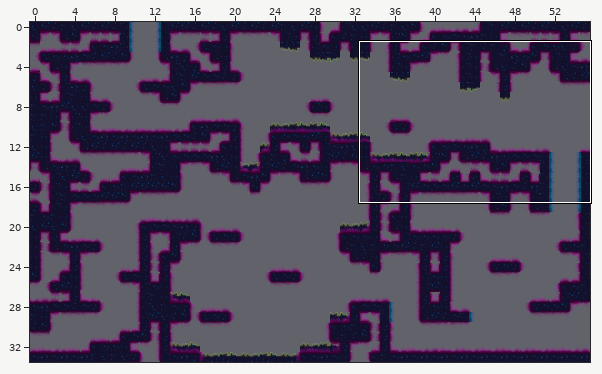
Tiled map: travail/scene_04.tmx. The first picture is a wide view before the edit; the outline marks the close-up.
Close-up. Earlier state:
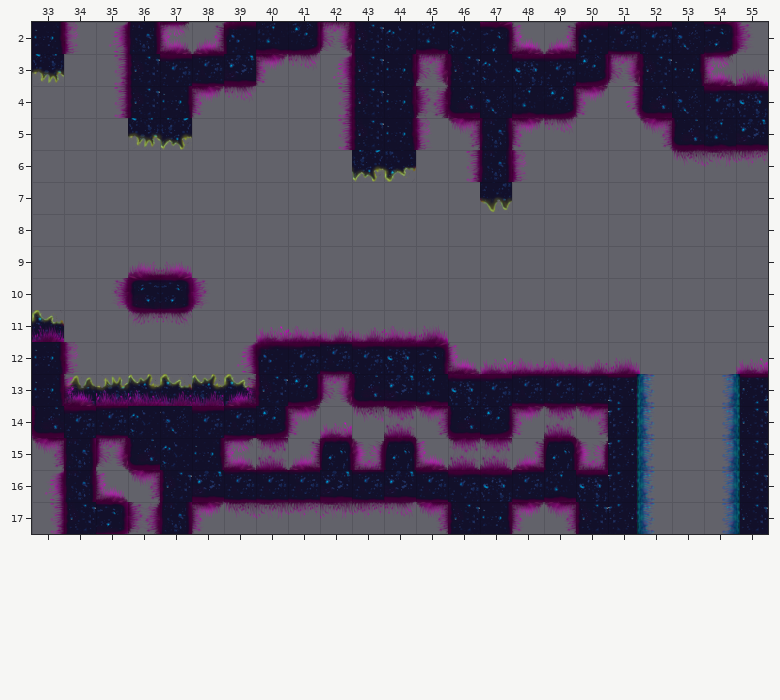
Cells are 64x64 px. Shown: x 33..55, y 2..17. The commit also changed other parts of the map, which this record leaves out. Tiles whose own drawing changed are shown in their newer look in all pictures.
And afterwards:
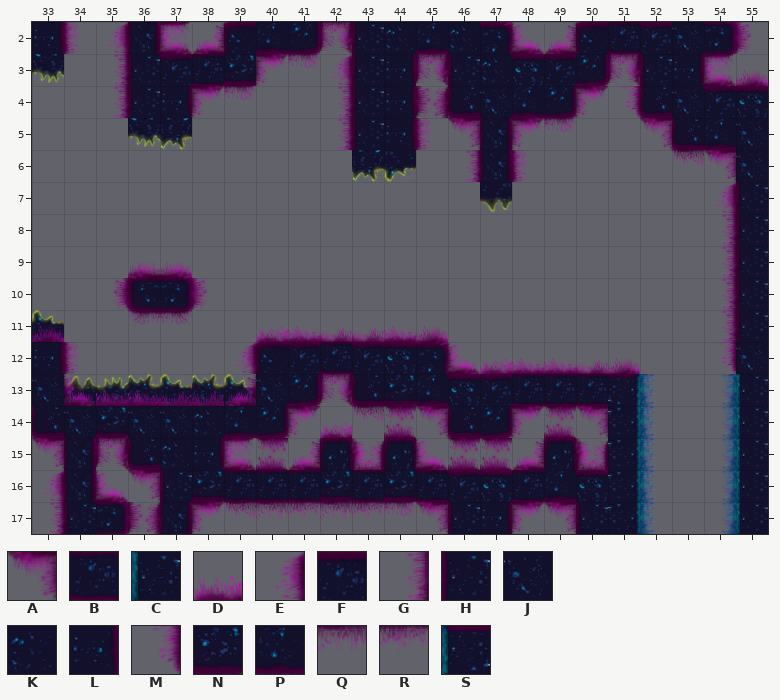
Key: from "place_holder_scene_02": A 9, B 19, C 28, D 56, E 72, F 74, G 89, H 90, J 91, K 92, L 93, M 106, N 108, P 109, Q 125, R 126, S 130.
_ is an empty cell, . an unchanged one.
See-through tiles are keyed as they look on the map.
The exact change:
--- layer "ground_02_s4"
@@ x 55..55 @@
- 5 N
+ 5 J
@@ x 55..55 @@
- 7 _
- 8 _
- 9 _
-10 _
-11 _
+ 7 H
+ 8 H
+ 9 H
+10 H
+11 H
@@ x 33..40 @@
-13 L......H
-14 .FBK.FB.
+13 J......J
+14 .JNJ.KP.
--- layer "ground_01_s4"
@@ x 54..55 @@
- 6 QR
- 7 _.
- 8 _.
- 9 _.
-10 _.
-11 _.
-12 _D
+ 6 AJ
+ 7 E.
+ 8 G.
+ 9 G.
+10 G.
+11 G.
+12 MJ
--- layer "wall_s4"
@@ x 55..55 @@
-13 S
+13 C
Boxes around the changes in both close-ups, in picture pixels (x1, y1, x2, y2):
changed: (704, 118, 768, 406)
changed: (32, 374, 158, 438)
changed: (192, 374, 288, 438)
